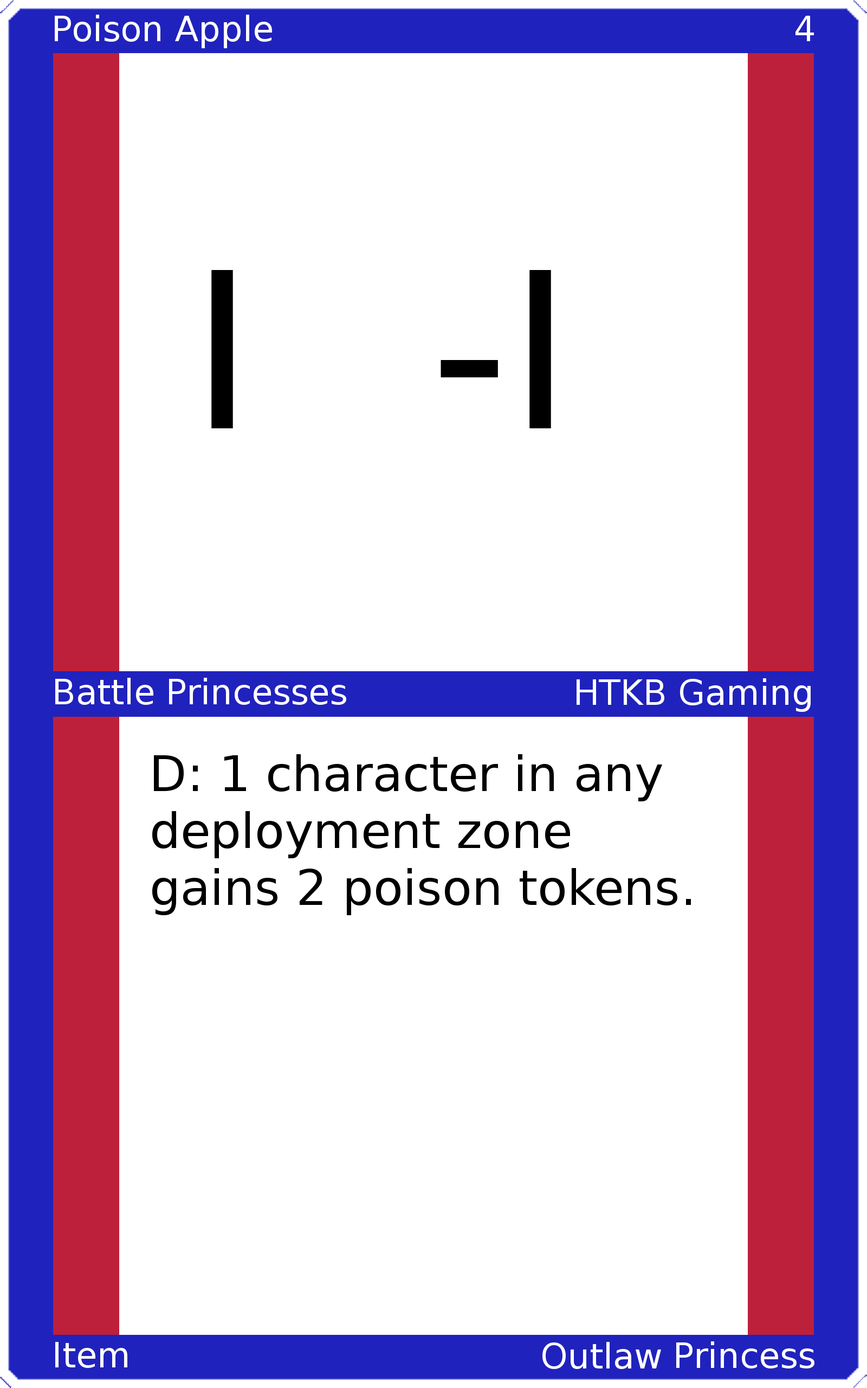
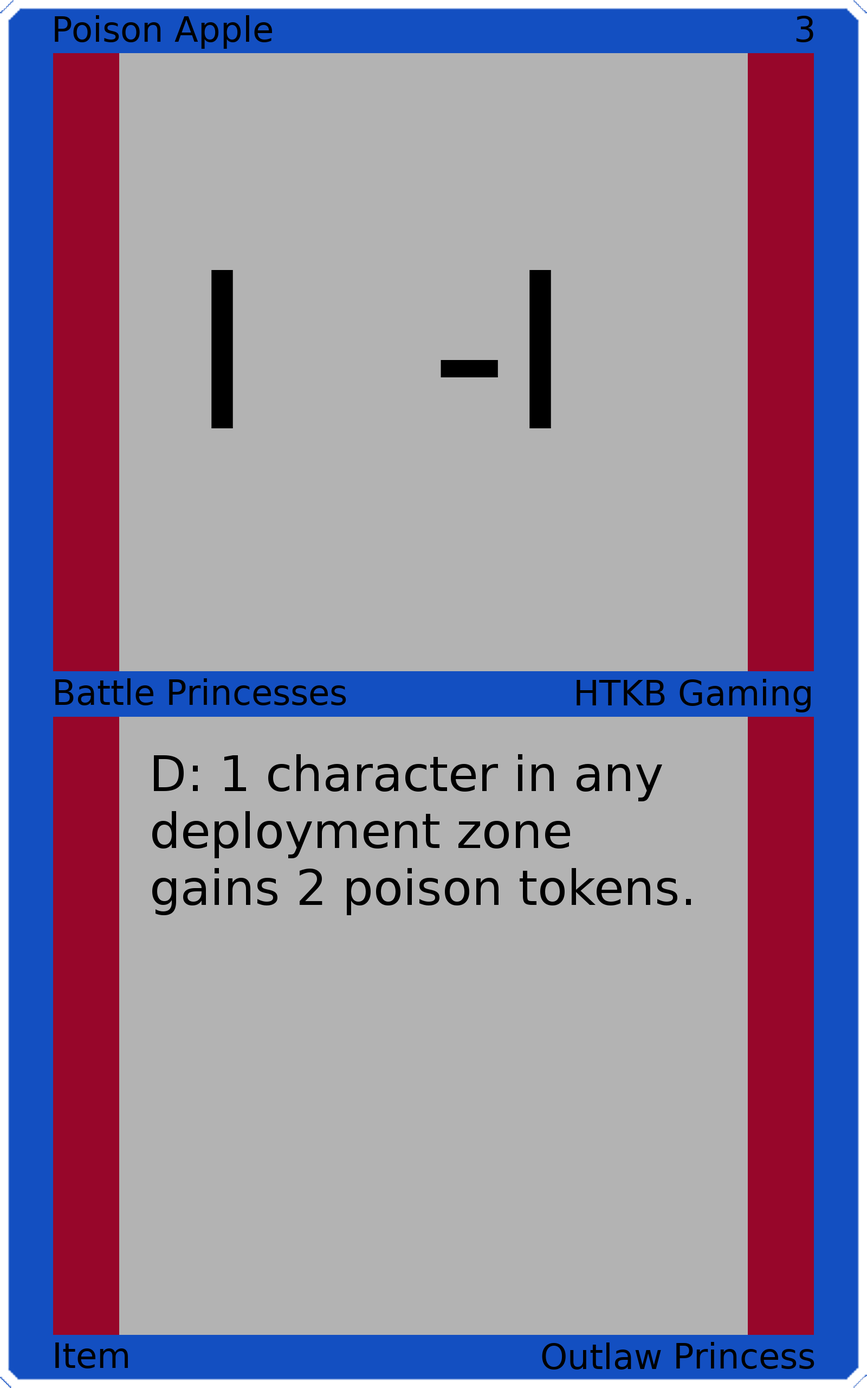
Layers edited between the first and the second 867 x 1388 image:
painted on "Upper Left" over [54,14,273,49]
painted on "Upper Right" over [795,15,815,43]
painted on "Mid Left" over [55,677,347,706]
painted on "Mid Right" over [576,678,811,713]
painted on "Bottom Left" over [55,1341,128,1369]
painted on "Bottom Right" over [542,1340,815,1370]
painted on "Border" over [0,0,867,1388]
painted on "Top Background" over [119,52,748,673]
painted on "Bottom Background" over [119,715,748,1336]
painted on "Background" over [35,35,832,1352]
